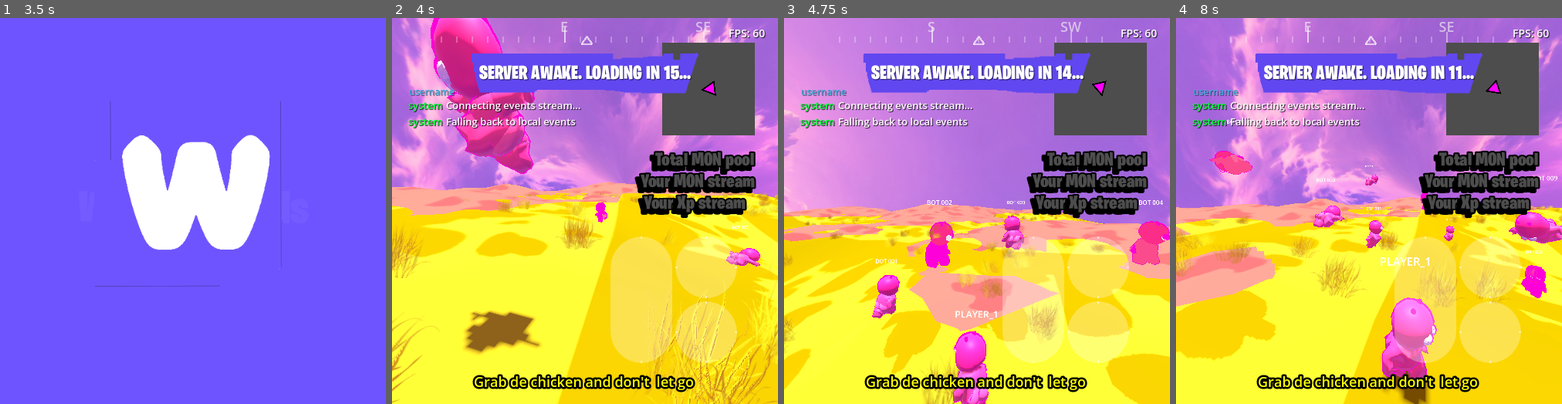
Above: before the commit, frames 1-4 (left to right).
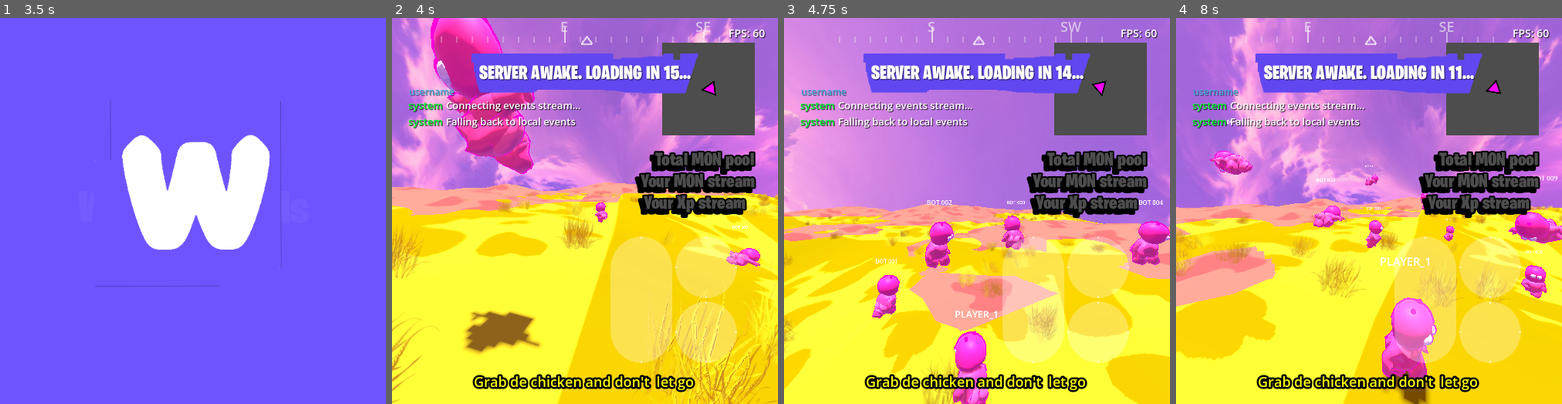
Above: after the commit, the same moments.

Repository: tobiawolaju/WorldOfNads
Game: Godot game, scene res://scenes/home.tscn
The game is run twice, just before and just after one commit, with the same random seed, the same clock (stepped at 60 frames per second) and the same inputs.
Inputs (mouse positions are in pixels of both pictures, inside the frame that each line leads up to):
- Up to frame 1 (3.5 s): tap Enter (pickup) at 0.5 s; move the mouse to (277, 191) at 0.52 s; hold Right (move_right) 0.53-1.25 s; hold Enter (pickup) 0.53-1.25 s; click (277, 191) at 0.67 s; tap Space (jump) at 0.77 s; drag from (115, 230) to (173, 288) at 1.27 s; move the mouse to (231, 126) at 2.02 s; hold Right (move_right) 2.03-2.75 s; hold Enter (pickup) 2.03-2.75 s; drag from (173, 288) to (77, 153) at 2.77 s
- Up to frame 2 (4 s): move the mouse to (700, 268) at 3.52 s; hold Left (move_left) from 3.53 s (still down); hold Enter (pickup) from 3.53 s (still down); tap Space (jump) at 3.77 s
- Up to frame 3 (4.75 s): release Left (move_left) at 4.25 s; release Enter (pickup) at 4.25 s; drag from (1100, 87) to (919, 114) at 4.27 s
- Up to frame 4 (8 s): move the mouse to (1388, 211) at 5.02 s; hold Down (move_back) 5.03-5.75 s; hold Enter (pickup) 5.03-5.75 s; click (1388, 211) at 5.17 s; drag from (1311, 114) to (1291, 230) at 5.77 s; move the mouse to (1453, 191) at 6.52 s; hold Up (move_forward) 6.53-7.25 s; hold Enter (pickup) 6.53-7.25 s; tap Space (jump) at 6.77 s; drag from (1291, 230) to (1349, 288) at 7.27 s

Frame 1 is identical in both runs. In frame 2, 0.1% of the frame differs, in the area x 52-56%, y 48-53%; in frame 3, 1.2%, in the area x 36-100%, y 53-65%; in frame 4, 0.8%.

Commit message:
Remove skindata.json, use API as sole source of truth for skin metadata
- SkinApplier.gd: remove file cache + _load_data, add hardcoded
  FALLBACK constant for when API is unreachable
- PlayerManager.gd: DEFAULT_SKIN_NAME = s-default, identity aliases
- lobby.gd: same alias fix
- backend resolveSkinName: pass-through (no legacy name mapping)
- Delete godot/assets/data/skindata.json (redundant)

Diff:
--- a/godot/assets/data/skindata.json
+++ /dev/null
@@ -1,110 +0,0 @@
-{
-	"defaultnad": {
-		"palette": {
-			"body": [0.9882329, 0.17647015, 0.537255, 1],
-			"body_alt": [0.98823285, 0.29411757, 0.5490197, 1],
-			"cheek": [0.9882328, 0.4156864, 0.6078432, 1],
-			"eye": [0.9063318, 0.9063318, 0.9063318, 1],
-			"skin": [1.0, 0.61165553, 0.43272215, 1]
-		},
-		"outline_color": [0.9904564, 0.000238536, 0.8525436, 1],
-		"crown_color": [0.9904564, 0.000238536, 0.8525436, 1],
-		"face_texture": "res://assets/img/skins/face1.png",
-		"shader": "default",
-		"shader_targets": ["body", "cheek", "eye"],
-		"attachment": {
-			"shape": "box",
-			"color": [1.0, 0.61165553, 0.43272215, 1]
-		}
-	},
-	"defaultnad_unshaded": {
-		"palette": {
-			"body": [0.9882329, 0.17647015, 0.537255, 1],
-			"body_alt": [0.98823285, 0.29411757, 0.5490197, 1],
-			"cheek": [0.9882328, 0.4156864, 0.6078432, 1],
-			"eye": [0.9063318, 0.9063318, 0.9063318, 1],
-			"skin": [1.0, 0.61165553, 0.43272215, 1]
-		},
-		"outline_color": [0.9904564, 0.000238536, 0.8525436, 1],
-		"crown_color": [0.9904564, 0.000238536, 0.8525436, 1],
-		"face_texture": "res://assets/img/skins/face1.png",
-		"shader": "unshaded",
-		"shader_targets": ["body", "cheek", "eye"],
-		"attachment": {
-			"shape": "box",
-			"color": [1.0, 0.61165553, 0.43272215, 1]
-		}
-	},
-	"s1": {
-		"palette": {
-			"body": [0.482, 0.776, 0.494, 1],
-			"body_alt": [0.369, 0.659, 0.380, 1],
-			"cheek": [0.369, 0.659, 0.380, 1],
-			"eye": [1.0, 1.0, 1.0, 1],
-			"skin": [0.851, 0.702, 0.451, 1]
-		},
-		"outline_color": [0.482, 0.776, 0.494, 1],
-		"crown_color": [0.482, 0.776, 0.494, 1],
-		"face_texture": "res://assets/img/skins/face1.png",
-		"shader": "default",
-		"shader_targets": ["body", "cheek", "eye"],
-		"attachment": {
-			"shape": "box",
-			"color": [0.851, 0.702, 0.451, 1]
-		}
-	},
-	"s2": {
-		"palette": {
-			"body": [0.231, 0.490, 0.847, 1],
-			"body_alt": [0.231, 0.490, 0.847, 1],
-			"cheek": [0.231, 0.490, 0.847, 1],
-			"eye": [1.0, 1.0, 1.0, 1],
-			"skin": [0.541, 0.706, 0.973, 1]
-		},
-		"outline_color": [0.231, 0.490, 0.847, 1],
-		"crown_color": [0.231, 0.490, 0.847, 1],
-		"face_texture": "res://assets/img/skins/face1.png",
-		"shader": "gold",
-		"shader_targets": ["body", "cheek"],
-		"attachment": {
-			"shape": "box",
-			"color": [0.541, 0.706, 0.973, 1]
-		}
-	},
-	"s3": {
-		"palette": {
-			"body": [1.0, 0.420, 0.208, 1],
-			"body_alt": [1.0, 0.420, 0.208, 1],
-			"cheek": [1.0, 0.420, 0.208, 1],
-			"eye": [1.0, 1.0, 1.0, 1],
-			"skin": [1.0, 0.612, 0.431, 1]
-		},
-		"outline_color": [1.0, 0.271, 0.0, 1],
-		"crown_color": [1.0, 0.271, 0.0, 1],
-		"face_texture": "res://assets/img/skins/face1.png",
-		"shader": "default",
-		"shader_targets": ["body", "cheek", "eye"],
-		"attachment": {
-			"shape": "cone",
-			"color": [1.0, 0.612, 0.431, 1]
-		}
-	},
-	"s4": {
-		"palette": {
-			"body": [0.608, 0.349, 0.714, 1],
-			"body_alt": [0.608, 0.349, 0.714, 1],
-			"cheek": [0.608, 0.349, 0.714, 1],
-			"eye": [0.945, 0.769, 0.059, 1],
-			"skin": [0.765, 0.573, 0.827, 1]
-		},
-		"outline_color": [0.945, 0.769, 0.059, 1],
-		"crown_color": [0.945, 0.769, 0.059, 1],
-		"face_texture": "res://assets/img/skins/face1.png",
-		"shader": "angel",
-		"shader_targets": ["body", "cheek", "eye"],
-		"attachment": {
-			"shape": "torus",
-			"color": [0.945, 0.769, 0.059, 1]
-		}
-	}
-}
--- a/godot/scripts/core/SkinApplier.gd
+++ b/godot/scripts/core/SkinApplier.gd
@@ -1,27 +1,25 @@
 extends RefCounted
 class_name SkinApplier
 
-const SKIN_DATA_PATH := "res://assets/data/skindata.json"
 const DEFAULT_SKIN := "s-default"
-const API_BASE := "https://worldofnads.onrender.com"
-
-static var _file_cache: Dictionary = {}
+
 static var _api_cache: Dictionary = {}
-static var _file_loaded := false
-
-func _init() -> void:
-	if not _file_loaded:
-		_load_file_data()
-
-func _load_file_data() -> void:
-	var file := FileAccess.open(SKIN_DATA_PATH, FileAccess.READ)
-	if file == null:
-		push_error("SkinApplier: Could not open %s" % SKIN_DATA_PATH)
-		_file_loaded = true
-		return
-	var parsed = JSON.parse_string(file.get_as_text())
-	_file_cache = parsed as Dictionary if parsed is Dictionary else {}
-	_file_loaded = true
+
+const FALLBACK: Dictionary = {
+	"palette": {
+		"body": [0.988, 0.176, 0.588, 1],
+		"body_alt": [0.988, 0.294, 0.549, 1],
+		"cheek": [0.988, 0.416, 0.608, 1],
+		"eye": [0.906, 0.906, 0.906, 1],
+		"skin": [1.0, 0.612, 0.431, 1]
+	},
+	"outline_color": [0.988, 0.0, 0.851, 1],
+	"crown_color": [0.988, 0.0, 0.851, 1],
+	"face_texture": "",
+	"shader": "default",
+	"shader_targets": ["body", "cheek", "eye"],
+	"attachment": { "shape": "box", "color": [1.0, 0.612, 0.431, 1] }
+}
 
 static func seed_from_api(json_array: Array) -> void:
 	for entry in json_array:
@@ -34,8 +32,7 @@
 			var skin_config: Dictionary = entry.get("skinConfig", entry.get("skin_config", {}))
 			if skin_config.is_empty():
 				continue
-			var converted := _convert_api_entry(skin_config)
-			_api_cache[key] = converted
+			_api_cache[key] = _convert_api_entry(skin_config)
 
 static func seed_single_from_api(skin_id: String, entry: Dictionary) -> void:
 	var skin_config: Dictionary = entry.get("skinConfig", entry.get("skin_config", {}))
@@ -67,7 +64,7 @@
 
 static func _hex2rgba(hex: Variant) -> Array:
 	if typeof(hex) != TYPE_STRING:
-		return _hex2rgba("#ffffff")
+		return [1.0, 1.0, 1.0, 1.0]
 	var s: String = str(hex).strip_edges().trim_prefix("#")
 	if s.length() < 6:
 		return [1.0, 1.0, 1.0, 1.0]
@@ -79,29 +76,13 @@
 		a = float("0x%s" % s.substr(6, 2)) / 255.0
 	return [r, g, b, a]
 
-static func build_skin_id_mapping() -> Dictionary:
-	var mapping: Dictionary = {}
-	for key in _api_cache:
-		mapping[key.to_lower()] = key
-	for key in _file_cache:
-		var k = key.to_lower()
-		if not mapping.has(k):
-			mapping[k] = key
-	return mapping
-
 func get_skin_data(skin_name: String) -> Dictionary:
 	var key := str(skin_name).strip_edges().to_lower()
 	if _api_cache.has(key):
-		var d = _api_cache[key]
-		return d.duplicate(true) if d is Dictionary else {}
-	if _file_cache.has(key):
-		var d = _file_cache[key]
-		return d.duplicate(true) if d is Dictionary else {}
-	if _api_cache.has(DEFAULT_SKIN):
-		var d = _api_cache[DEFAULT_SKIN]
-		return d.duplicate(true) if d is Dictionary else {}
-	var d = _file_cache.get(DEFAULT_SKIN, {})
-	return d.duplicate(true) if d is Dictionary else {}
+		return _api_cache[key].duplicate(true)
+	if key == DEFAULT_SKIN:
+		return FALLBACK.duplicate(true)
+	return _api_cache.get(DEFAULT_SKIN, FALLBACK).duplicate(true)
 
 func apply_skin(player: Node3D, skin_name: String) -> void:
 	var data := get_skin_data(skin_name)
--- a/godot/scripts/lobby.gd
+++ b/godot/scripts/lobby.gd
@@ -14,14 +14,12 @@
 var npcs := []
 var _stress_rng: RandomNumberGenerator = RandomNumberGenerator.new()
 
-const DEFAULT_SKIN_NAME := "defaultnad"
+const DEFAULT_SKIN_NAME := "s-default"
 const SKIN_SCENE: PackedScene = preload("res://scenes/skin.tscn")
 const API_BASE: String = "https://worldofnads.onrender.com"
 const SKIN_NAME_ALIASES := {
-	"s-default": "defaultnad",
-	"s-default-unshaded": "defaultnad_unshaded",
-	"defaultnad": "defaultnad",
-	"defaultnad_unshaded": "defaultnad_unshaded",
+	"s-default": "s-default",
+	"s-default-unshaded": "s-default-unshaded",
 }
 
 static var _skin_applier: SkinApplier = SkinApplier.new()
--- a/godot/scripts/player/PlayerManager.gd
+++ b/godot/scripts/player/PlayerManager.gd
@@ -7,15 +7,13 @@
 # --- SERVER URLS ---
 const LIVE_URL: String = "wss://worldofnads.onrender.com"
 const LOCAL_URL: String = "ws://localhost:8080"
-const DEFAULT_SKIN_NAME: String = "defaultnad"
+const DEFAULT_SKIN_NAME: String = "s-default"
 const SKIN_SCENE_PATH: String = "res://scenes/skin.tscn"
 
 static var _skin_applier: SkinApplier = SkinApplier.new()
 const SKIN_NAME_ALIASES: Dictionary = {
-	"s-default": "defaultnad",
-	"s-default-unshaded": "defaultnad_unshaded",
-	"defaultnad": "defaultnad",
-	"defaultnad_unshaded": "defaultnad_unshaded",
+	"s-default": "s-default",
+	"s-default-unshaded": "s-default-unshaded",
 }
 
 @export var player_scene: PackedScene
Not shown, changed: backend/index.js
